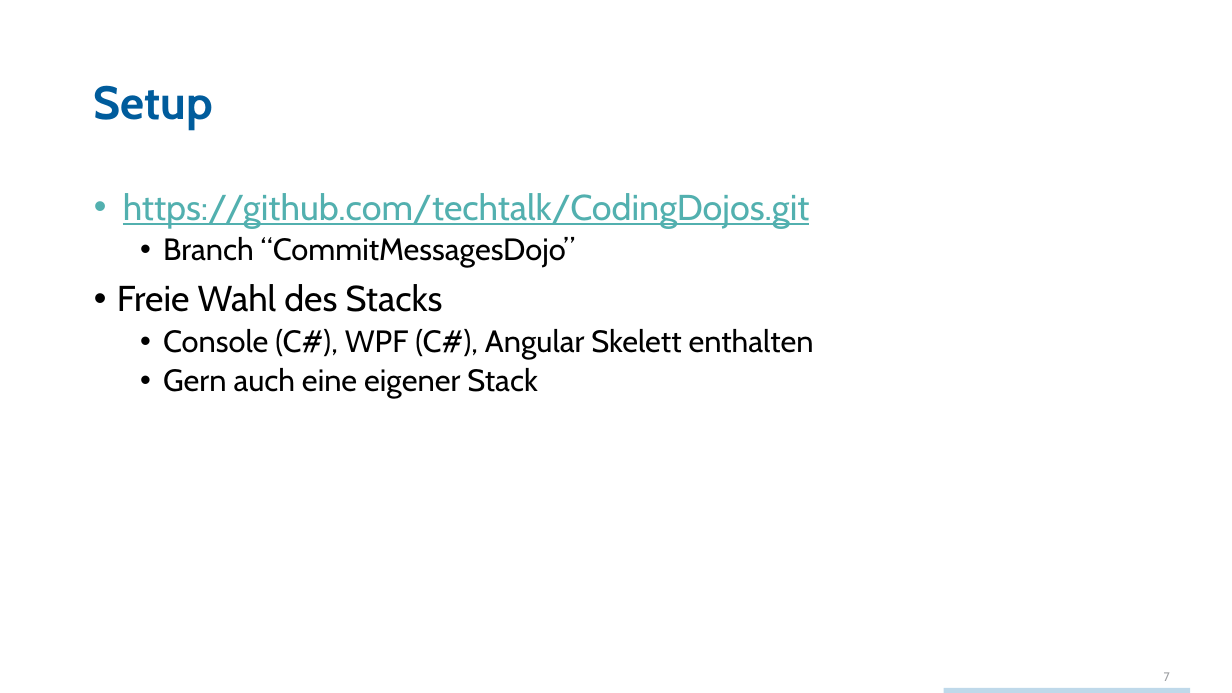
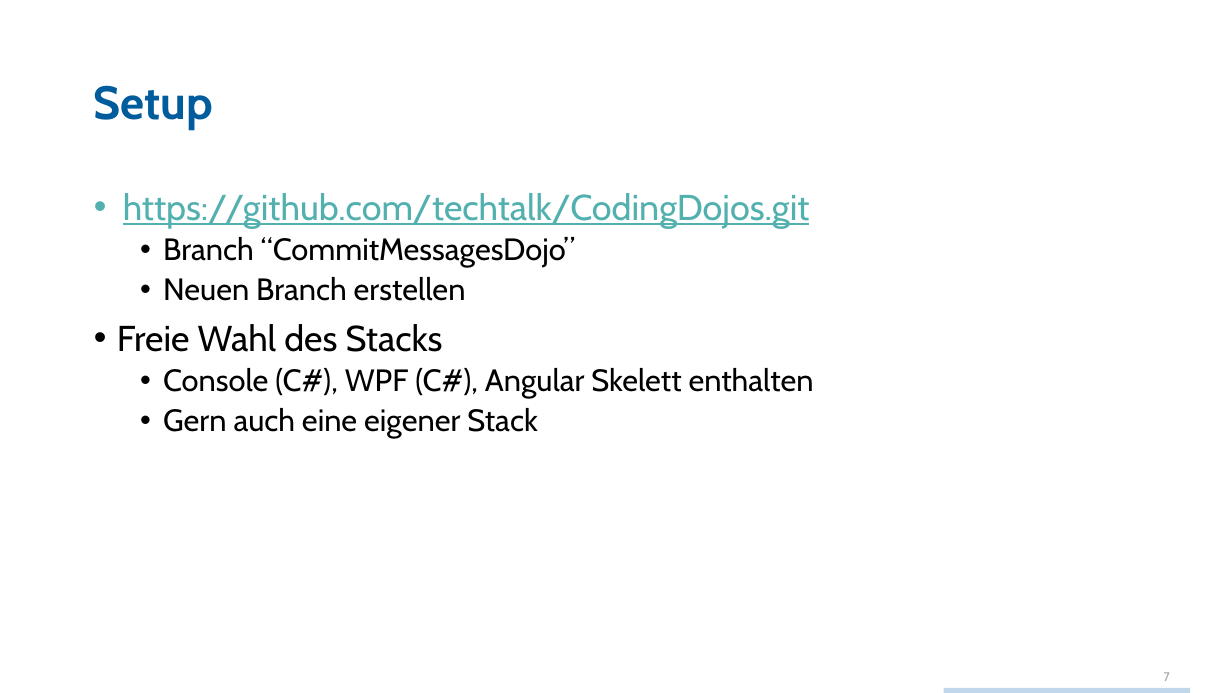
Before and after one commit to techtalk/CodingDojos, a slide deck: slide 7 of CommitMessages/CodingDojo_CommitMessages.pptx. Drawn at 1232x693 pixels with LibreOffice and Linux fonts; fonts in the diff are those of the drawing; background and template pictures are left out. Boxes give left, top, right and bottom in pixels: in the first picture for what was removed or moved away, otherwise in the second. Text is boxed around its words. In the diff, an @@ line names an element or a change of style, - is before the commit and + after.

```diff
--- a/CommitMessages/CodingDojo_CommitMessages.pptx
+++ b/CommitMessages/CodingDojo_CommitMessages.pptx
@@ text at [163, 277, 466, 301]: paragraph added @@
+  • Neuen Branch erstellen
```
Also in this commit, not shown: 2 other slides changed.
